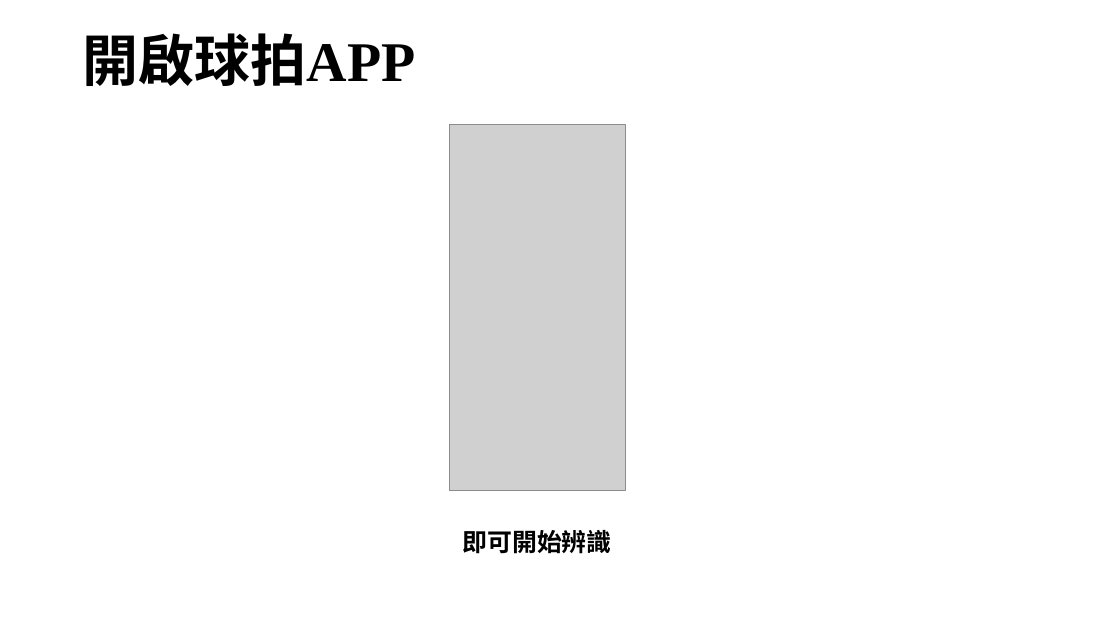
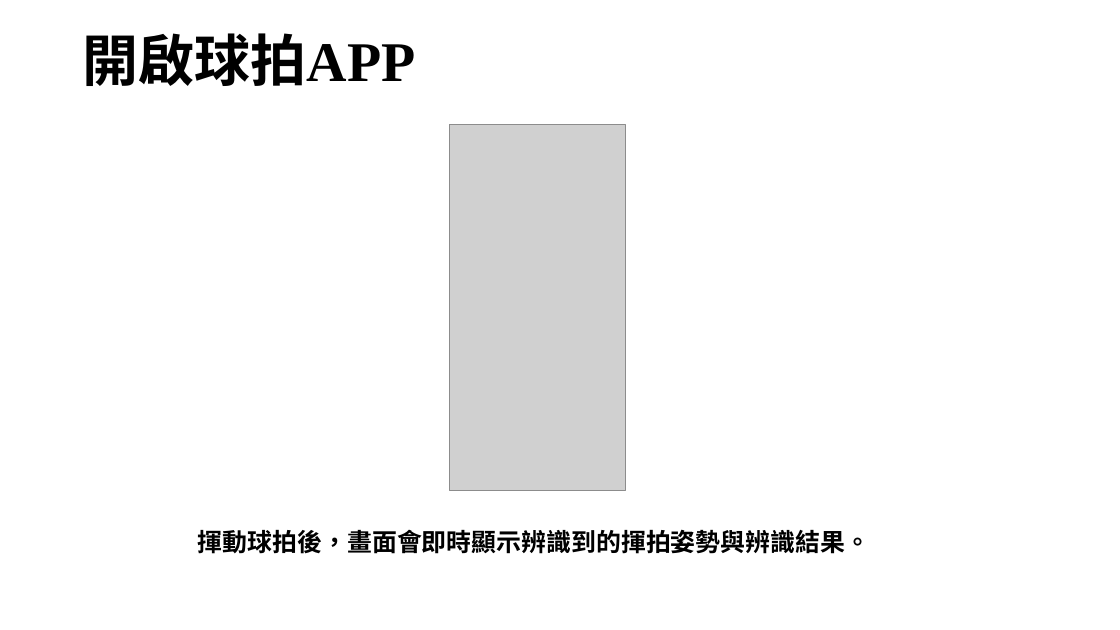
Before and after one commit to ASAS0326/ble_Super_Smart_Racket, a slide deck: slide 16 of Super_Smart_Racket使用手冊 .pptx. Drawn at 1120x630 pixels with LibreOffice and Linux fonts; fonts in the diff are those of the drawing; grey boxes stand for pictures; background and template pictures are left out. Boxes give left, top, right and bottom in pixels: in the first picture for what was removed or moved away, otherwise in the second. Text is boxed around its words. In the diff, an @@ line names an element or a change of style, - is before the commit and + after.

```diff
--- a/Super_Smart_Racket使用手冊 .pptx
+++ b/Super_Smart_Racket使用手冊 .pptx
@@ text at [198,529,870,554]: text changed @@
-即可開始辨識
+揮動球拍後，畫面會即時顯示辨識到的揮拍姿勢與辨識結果。
```
Also in this commit, not shown: 9 other slides changed, 1 other file.
